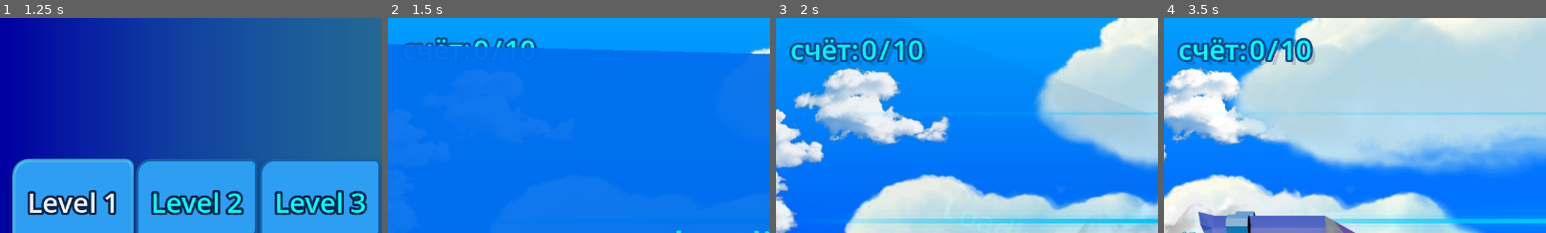
Above: before the commit, frames 1-4 (left to right).
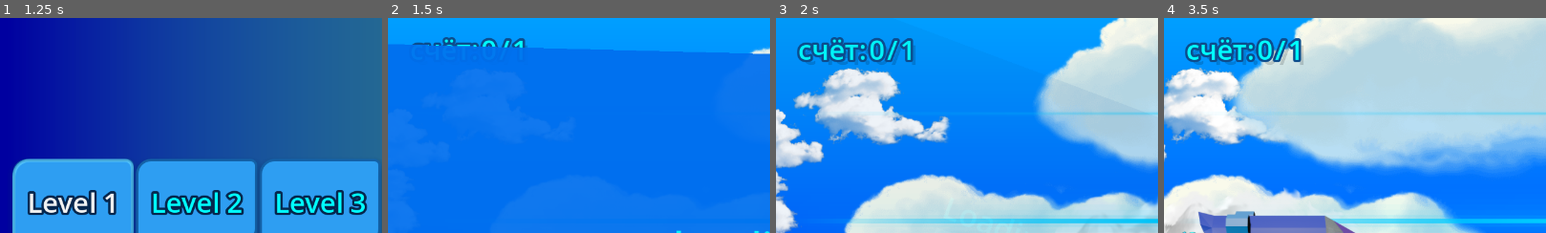
Above: after the commit, the same moments.

Repository: GGamezebo/quizmatik
Game: Godot game, scene res://main.tscn
Two runs of this game, one before a commit and one after it. Both use one fixed random seed, a clock stepped at 60 frames per second and the inputs below. The engine's default icon, where the game draws it, is replaced by a stand-in: a white triangle on a blue panel in a dark square.
Inputs:
- Up to frame 1 (1.25 s): click "Старт" at 0.5 s
- Up to frame 2 (1.5 s): click "Level 1" at 1.25 s
- Up to frame 3 (2 s): no input
- Up to frame 4 (3.5 s): tap Enter at 2 s; hold Right (ui_right) 2.03-2.78 s; tap Space (shoot) at 2.1, 2.85 s; hold Down (ui_down) from 2.78 s (still down)
The pictures show only the part of the screen within x 0-50%, y 0-50%; the shares and areas given below are measured in that part.

Frame 1 is identical in both runs. In frame 2, 0.9% of the frame differs, in the area x 4-39%, y 8-15%; in frame 3, 3.2%; in frame 4, 3.3%, in the area x 3-40%, y 8-22%.

Commit message:
rename: persistent_data -> account

Diff:
--- a/main.tscn
+++ b/main.tscn
@@ -5,12 +5,12 @@
 [ext_resource type="PackedScene" uid="uid://cvayb5jfghll4" path="res://src/ui/loading_screen/loading_screen.tscn" id="2_0xm2m"]
 [ext_resource type="Resource" uid="uid://u571j6g52gih" path="res://src/common/levels/levels.tres" id="2_kek77"]
 [ext_resource type="Script" uid="uid://tx3yd3q8p763" path="res://src/common/levels/conditions.gd" id="4_4c57u"]
-[ext_resource type="Script" uid="uid://djxvf8yy7uqhl" path="res://src/contexts/main_context/persistent_data/persisten_data.gd" id="4_lquwl"]
+[ext_resource type="Script" uid="uid://djxvf8yy7uqhl" path="res://src/contexts/main_context/account/persisten_data.gd" id="4_lquwl"]
 [ext_resource type="Resource" uid="uid://dcrksduinm357" path="res://src/common/user_settings.tres" id="5_4c57u"]
-[ext_resource type="Resource" uid="uid://jlqn1nvhge6" path="res://src/contexts/main_context/persistent_data/progress.tres" id="5_272bh"]
+[ext_resource type="Resource" uid="uid://jlqn1nvhge6" path="res://src/contexts/main_context/account/progress.tres" id="5_272bh"]
 [ext_resource type="AudioStream" uid="uid://bchaw1l2muu4w" path="res://assets/background_music.mp3" id="7_5vw27"]
 [ext_resource type="Resource" uid="uid://gld8eub23u54" path="res://src/contexts/main_context/main_events.tres" id="8_dg77c"]
-[ext_resource type="Script" uid="uid://bpjyr4m3gtxpq" path="res://src/contexts/main_context/persistent_data/progress_controller.gd" id="9_efxa6"]
+[ext_resource type="Script" uid="uid://bpjyr4m3gtxpq" path="res://src/contexts/main_context/account/progress_controller.gd" id="9_efxa6"]
 
 [sub_resource type="Resource" id="Resource_efxa6"]
 script = ExtResource("4_4c57u")
--- a/src/contexts/game_context/game_context.tscn
+++ b/src/contexts/game_context/game_context.tscn
@@ -20,11 +20,11 @@
 [ext_resource type="PackedScene" uid="uid://bcowytgx55cwf" path="res://src/features/explosion/explosion.tscn" id="12_587mb"]
 [ext_resource type="Script" uid="uid://bm2tjky763w3k" path="res://src/contexts/game_context/ui/hud.gd" id="12_lu6cl"]
 [ext_resource type="Script" uid="uid://b8c13uei5f6xn" path="res://src/contexts/game_context/ui/lines.gd" id="13_2jcei"]
-[ext_resource type="Script" uid="uid://bpjyr4m3gtxpq" path="res://src/contexts/main_context/persistent_data/progress_controller.gd" id="14_k70fq"]
+[ext_resource type="Script" uid="uid://bpjyr4m3gtxpq" path="res://src/contexts/main_context/account/progress_controller.gd" id="14_k70fq"]
 [ext_resource type="Script" uid="uid://c31s1xkrtgnis" path="res://src/contexts/game_context/ui/answer_label.gd" id="14_wlohk"]
 [ext_resource type="Script" uid="uid://bb48gluxno1u" path="res://src/contexts/game_context/ui/ui_health.gd" id="15_6ktr1"]
 [ext_resource type="Script" uid="uid://cwfxgx56jwul8" path="res://src/contexts/game_context/game_logic/line_selector.gd" id="15_h2w07"]
-[ext_resource type="Resource" uid="uid://jlqn1nvhge6" path="res://src/contexts/main_context/persistent_data/progress.tres" id="15_wy78v"]
+[ext_resource type="Resource" uid="uid://jlqn1nvhge6" path="res://src/contexts/main_context/account/progress.tres" id="15_wy78v"]
 [ext_resource type="Script" uid="uid://tx3yd3q8p763" path="res://src/common/levels/conditions.gd" id="16_4g4f7"]
 [ext_resource type="Texture2D" uid="uid://c4rcn50qkxusi" path="res://assets/icon.svg" id="17_emdi4"]
 [ext_resource type="Script" uid="uid://bujyufbdn6yo" path="res://src/contexts/game_context/ui/score.gd" id="19_73ia8"]
--- a/src/contexts/main_context/persistent_data/progress.gd
+++ b/src/contexts/main_context/account/progress.gd
@@ -3,22 +3,18 @@
 
 const SAVE_PATH: String = "user://progress.tres"
 
-@export_category('statistics')
-var total_time: float = 0.0
-var game_session_cout: int = 0
-var battle_total_time: float = 0.0
-var total_shoot_cout: int = 0
-
-
 var progress = {
 	"levels": {
 		"container_1_addition": {
 			"completed_levels": {
-				1: 3,
-				2: 1,
-				3: 2,
 			},
 			"exam_passed": false,
 		}
-	}
+	},
+	'statistics': {
+		'total_time': 0.0,
+		'game_session_count': 0,
+		'battle_total_time': 0.0,
+		'total_shoot_count': 0,
+	},
 }
--- a/src/contexts/main_context/persistent_data/progress.tres
+++ b/src/contexts/main_context/account/progress.tres
@@ -1,6 +1,6 @@
 [gd_resource type="Resource" script_class="PDataProgress" format=3 uid="uid://jlqn1nvhge6"]
 
-[ext_resource type="Script" uid="uid://c0rvd537to37u" path="res://src/contexts/main_context/persistent_data/progress.gd" id="1_g5748"]
+[ext_resource type="Script" uid="uid://c0rvd537to37u" path="res://src/contexts/main_context/account/progress.gd" id="1_g5748"]
 
 [resource]
 script = ExtResource("1_g5748")
--- a/src/contexts/menu_context/levels/levels_selection.tscn
+++ b/src/contexts/menu_context/levels/levels_selection.tscn
@@ -3,8 +3,8 @@
 [ext_resource type="PackedScene" uid="uid://c5lvxj06c7cww" path="res://src/contexts/menu_context/levels/level.tscn" id="1_dluyd"]
 [ext_resource type="Script" uid="uid://dyd76vl3xqfew" path="res://src/contexts/menu_context/levels/levels_selection.gd" id="1_k33vu"]
 [ext_resource type="Resource" uid="uid://u571j6g52gih" path="res://src/common/levels/levels.tres" id="3_c7uxm"]
-[ext_resource type="Resource" uid="uid://jlqn1nvhge6" path="res://src/contexts/main_context/persistent_data/progress.tres" id="4_wsbu4"]
-[ext_resource type="Script" uid="uid://bpjyr4m3gtxpq" path="res://src/contexts/main_context/persistent_data/progress_controller.gd" id="5_e017k"]
+[ext_resource type="Resource" uid="uid://jlqn1nvhge6" path="res://src/contexts/main_context/account/progress.tres" id="4_wsbu4"]
+[ext_resource type="Script" uid="uid://bpjyr4m3gtxpq" path="res://src/contexts/main_context/account/progress_controller.gd" id="5_e017k"]
 [ext_resource type="Script" uid="uid://tx3yd3q8p763" path="res://src/common/levels/conditions.gd" id="6_e017k"]
 
 [sub_resource type="Gradient" id="Gradient_r3o0b"]
--- a/src/contexts/menu_context/menu_context.tscn
+++ b/src/contexts/menu_context/menu_context.tscn
@@ -15,8 +15,8 @@
 [ext_resource type="Script" uid="uid://duom6pk08ldyp" path="res://src/contexts/menu_context/levels/levels_choice_window.gd" id="11_3k6yn"]
 [ext_resource type="PackedScene" uid="uid://dpecfsso1dokv" path="res://src/contexts/menu_context/levels/level_container.tscn" id="13_a4m0n"]
 [ext_resource type="Resource" uid="uid://u571j6g52gih" path="res://src/common/levels/levels.tres" id="13_dwe1a"]
-[ext_resource type="Script" uid="uid://bpjyr4m3gtxpq" path="res://src/contexts/main_context/persistent_data/progress_controller.gd" id="14_6400f"]
-[ext_resource type="Resource" uid="uid://jlqn1nvhge6" path="res://src/contexts/main_context/persistent_data/progress.tres" id="15_dlu52"]
+[ext_resource type="Script" uid="uid://bpjyr4m3gtxpq" path="res://src/contexts/main_context/account/progress_controller.gd" id="14_6400f"]
+[ext_resource type="Resource" uid="uid://jlqn1nvhge6" path="res://src/contexts/main_context/account/progress.tres" id="15_dlu52"]
 [ext_resource type="PackedScene" uid="uid://bvsvg4k1oa70y" path="res://src/contexts/menu_context/levels/levels_selection.tscn" id="15_foifc"]
 [ext_resource type="Script" uid="uid://tx3yd3q8p763" path="res://src/common/levels/conditions.gd" id="16_osakx"]
 
--- a/src/levels/level_1.tres
+++ b/src/levels/level_1.tres
@@ -6,4 +6,4 @@
 script = ExtResource("1_7wr4q")
 answer_lines_count = 3
 health = 4
-questions_count = 10
+questions_count = 1
Renamed: src/contexts/main_context/persistent_data/persisten_data.gd -> src/contexts/main_context/account/persisten_data.gd
Renamed: src/contexts/main_context/persistent_data/persisten_data.gd.uid -> src/contexts/main_context/account/persisten_data.gd.uid
Renamed: src/contexts/main_context/persistent_data/progress.gd.uid -> src/contexts/main_context/account/progress.gd.uid
Renamed: src/contexts/main_context/persistent_data/progress_controller.gd -> src/contexts/main_context/account/progress_controller.gd
Renamed: src/contexts/main_context/persistent_data/progress_controller.gd.uid -> src/contexts/main_context/account/progress_controller.gd.uid
